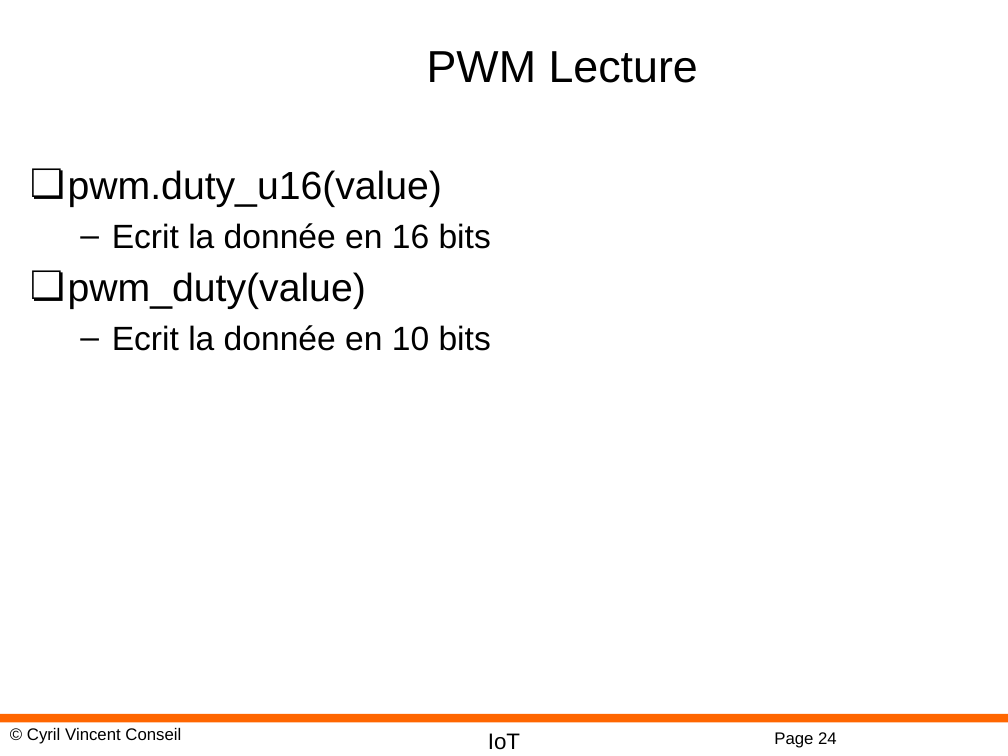
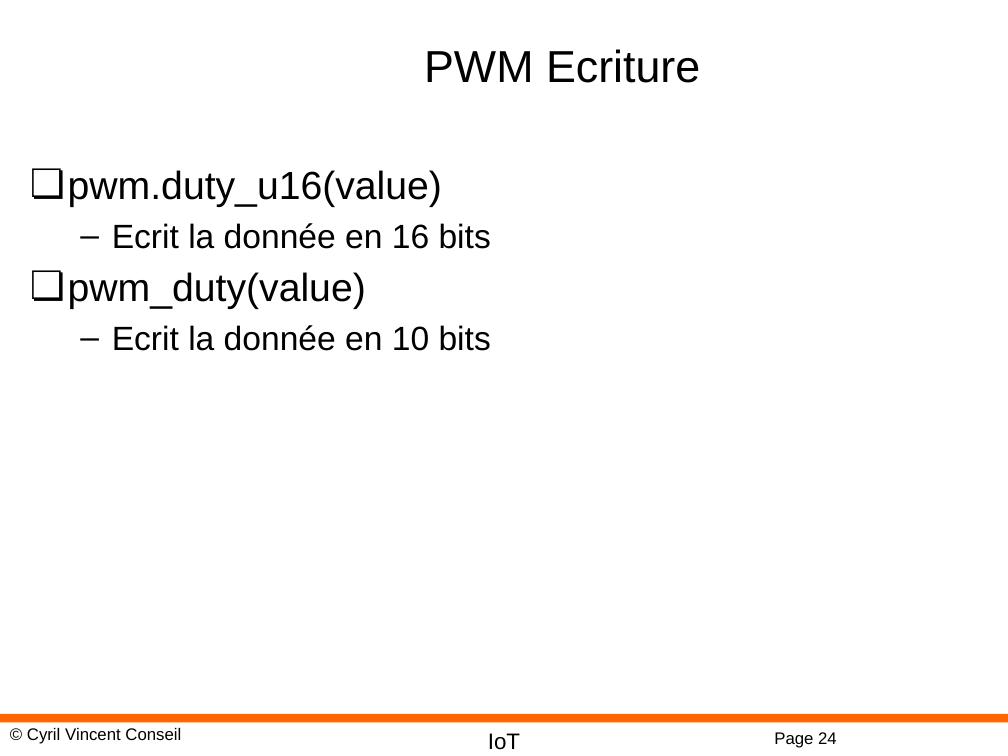
Before and after one commit to cyrilvincent/IoT, a slide deck: slide 24 of ppt/IoT19-MicropythonDev.pptx. Drawn at 1008x756 pixels with LibreOffice and Linux fonts; fonts in the diff are those of the drawing; background and template pictures are left out. Boxes give left, top, right and bottom in pixels: in the first picture for what was removed or moved away, otherwise in the second. Text is boxed around its words. In the diff, an @@ line names an element or a change of style, - is before the commit and + after.

```diff
--- a/ppt/IoT19-MicropythonDev.pptx
+++ b/ppt/IoT19-MicropythonDev.pptx
@@ title at <box>424,49,700,83</box>: text changed @@
-PWM Lecture
+PWM Ecriture
```
Also in this commit, not shown: 2 other slides changed, 9 other files.
